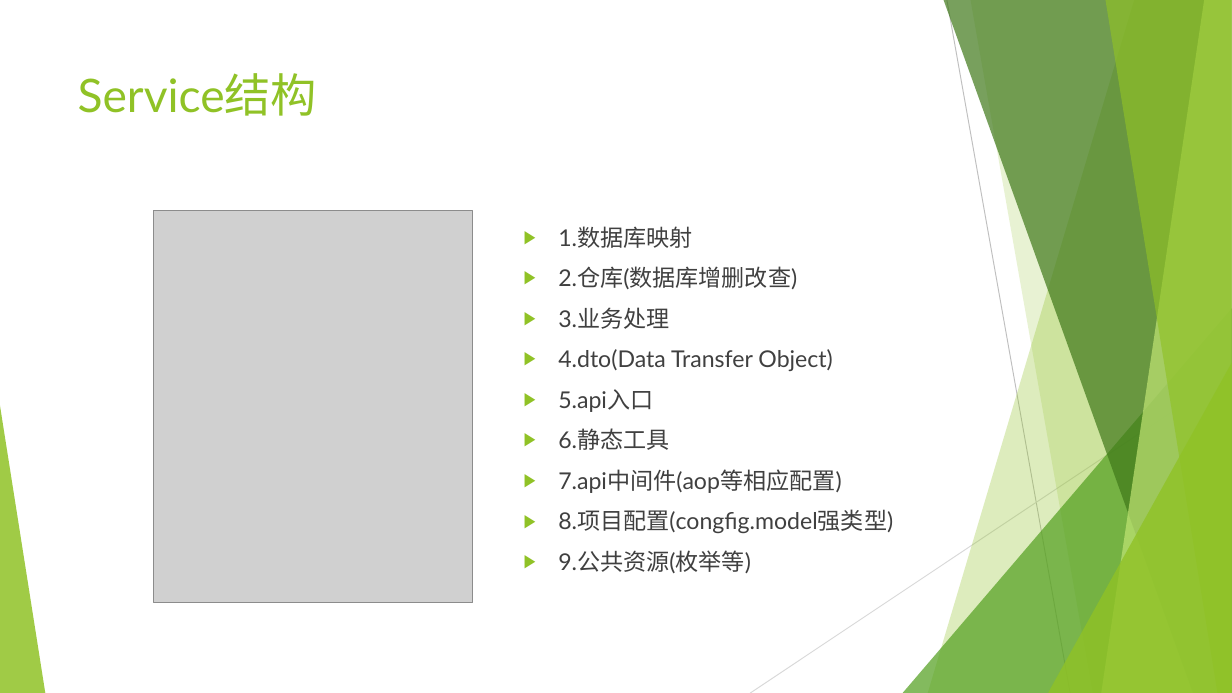
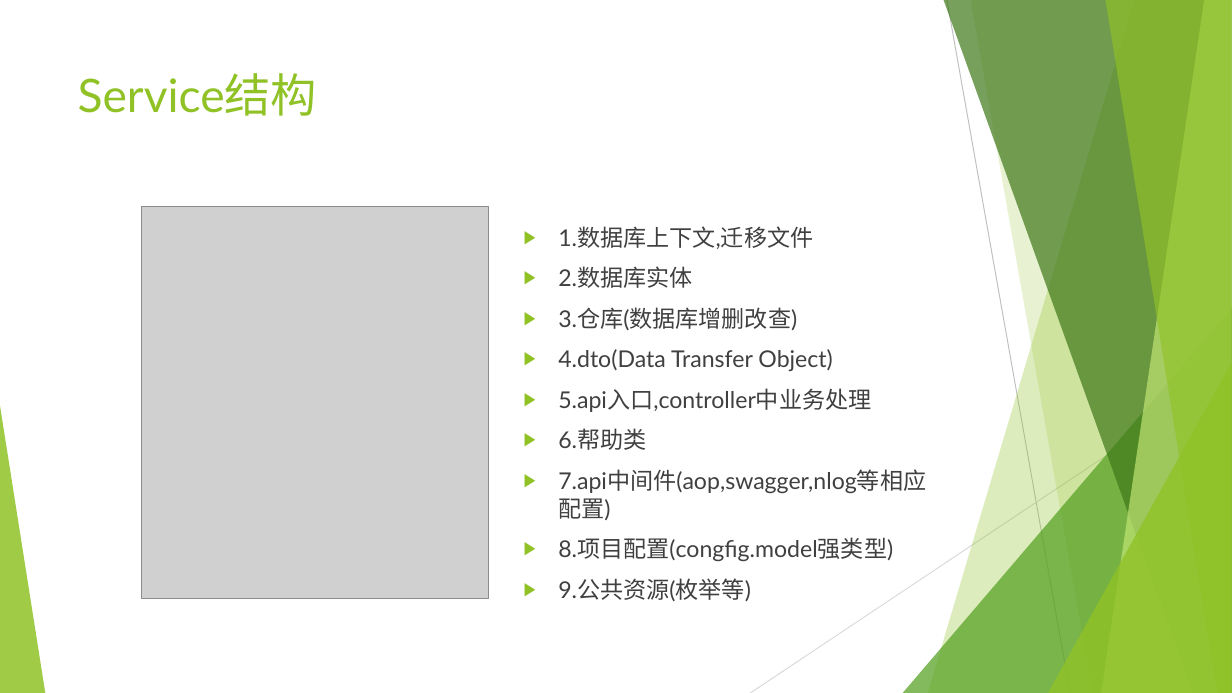
Before and after one commit to sun198986/Station, a slide deck: slide 2 of 后端设计.pptx (slide 7 before the commit). Drawn at 1232x693 pixels with LibreOffice and Linux fonts; fonts in the diff are those of the drawing; grey boxes stand for pictures. Boxes give left, top, right and bottom in pixels: in the first picture for what was removed or moved away, otherwise in the second. Text is boxed around its words. In the diff, an @@ line names an element or a change of style, - is before the commit and + after.

Commit message:
获取配置信息

```diff
--- a/后端设计.pptx
+++ b/后端设计.pptx
@@ picture: place and size @@
-picture at <box>153,211,472,603</box>
+picture at <box>141,206,488,598</box>
@@ text at <box>558,226,813,330</box>: text changed @@
-▶ 1.数据库映射
-▶ 2.仓库(数据库增删改查)
-▶ 3.业务处理
+▶ 1.数据库上下文,迁移文件
+▶ 2.数据库实体
+▶ 3.仓库(数据库增删改查)
@@ text at <box>558,388,926,493</box>: text changed @@
-▶ 5.api入口
-▶ 6.静态工具
-▶ 7.api中间件(aop等相应配置)
+▶ 5.api入口,controller中业务处理
+▶ 6.帮助类
+▶ 7.api中间件(aop,swagger,nlog等相应配置)
```
Also in this commit, not shown: 6 slides removed, 10 other files.
